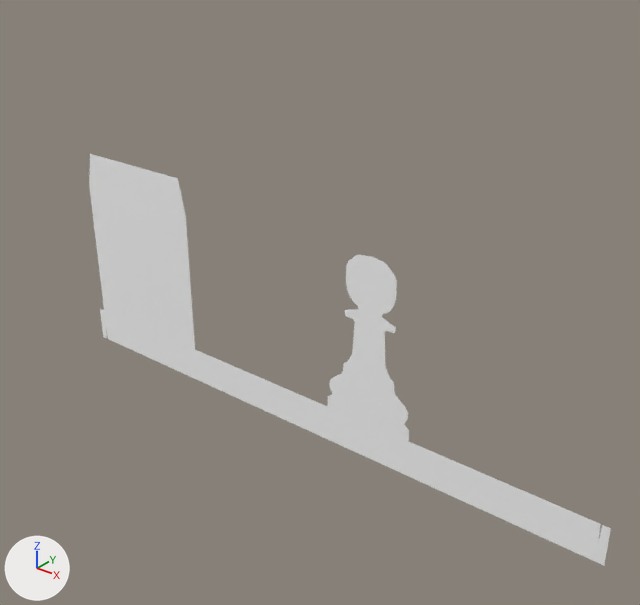
The Blender file models/blend/pawn.blend: old version first, new version second.
Rendered twice from a camera (50 mm lens) standing at (5.27, -7.51, 6.58) and looking at (-0.46, -0.34, 2.14). Arrows for +X, +Y and +Z are at lower left; the lights stay in place. The picture after the commit comes second.

Before the edit, the objects in view are built like this:
```python
me_立方体 = bpy.data.meshes.new('立方体')
me_立方体.from_pydata(...)  # 87 vertices, 3 faces, 6 loose edges; spans x -5.1..3.1, y -1.0..0.0, z 0.0..3.0
me_立方体.materials.append(mat_whites)  # white #ffffff
ob_pawn = bpy.data.objects.new('Pawn', me_立方体)
ob_pawn.location = (0.0, 0.0, 0.0)
```
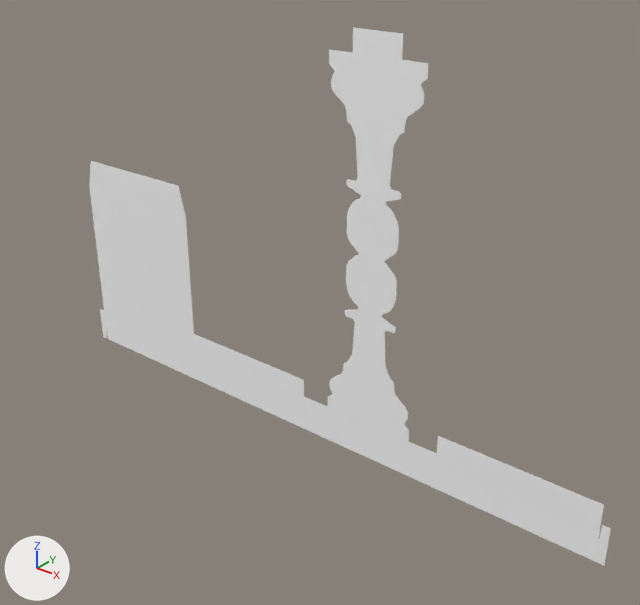
Edits to the scene script, one JSON object a line:
```json
{"block": "me_立方体", "where": "# used by ob_pawn; location = (0.0, 0.0, 0.0)"}
{"op": "remove", "block": "me_立方体", "code": "me_立方体.from_pydata(...)  # 87 vertices, 3 faces, 6 loose edges; spans x -5.1..3.1, y -1.0..0.0, z 0.0..3.0"}
{"op": "add", "block": "me_立方体", "code": "me_立方体.from_pydata(...)  # 158 vertices, 1 face, 17 loose edges; spans x -5.1..3.1, y -1.0..0.0, z 0.0..5.16"}
{"block": "me_立方体", "change": "me_立方体 part 1"}
{"block": "me_立方体", "change": "4 vertices are removed from x -0.61..0.61, y -1.0, z 0.5..0.65"}
{"block": "me_立方体", "change": "2 faces are deleted"}
{"block": "me_立方体", "change": "2 loose edges are deleted"}
{"block": "me_立方体", "change": "6 vertices move from x -4.9..0.17, y 0.0, z 2.69..3.0 to x -4.9..0.22, y 0.0, z 2.7..2.9"}
{"block": "me_立方体", "change": "73 vertices are added at x -5.0..2.99, y -1.0..0.0, z 0.0..5.16"}
{"block": "me_立方体", "change": "6 new vertices lie (0.3, 0.0, 0.0) away from vertices in x -4.15..0.31, y -1.0..0.0, z 1.35..4.91"}
{"block": "me_立方体", "change": "13 loose edges are added"}
{"block": "me_立方体", "change": "1 new face joins them"}
{"block": "me_立方体", "change": "other edits to the shape of me_立方体 do not show in these pictures"}
```

Location of each change, [x1, y1, x2, y2] in pixels of the pictures (640 x 605 px):
```json
{"object": "Pawn", "change": "reshaped", "before": [89, 154, 611, 566], "after": [89, 27, 611, 566], "on screen": "31% taller"}
```
